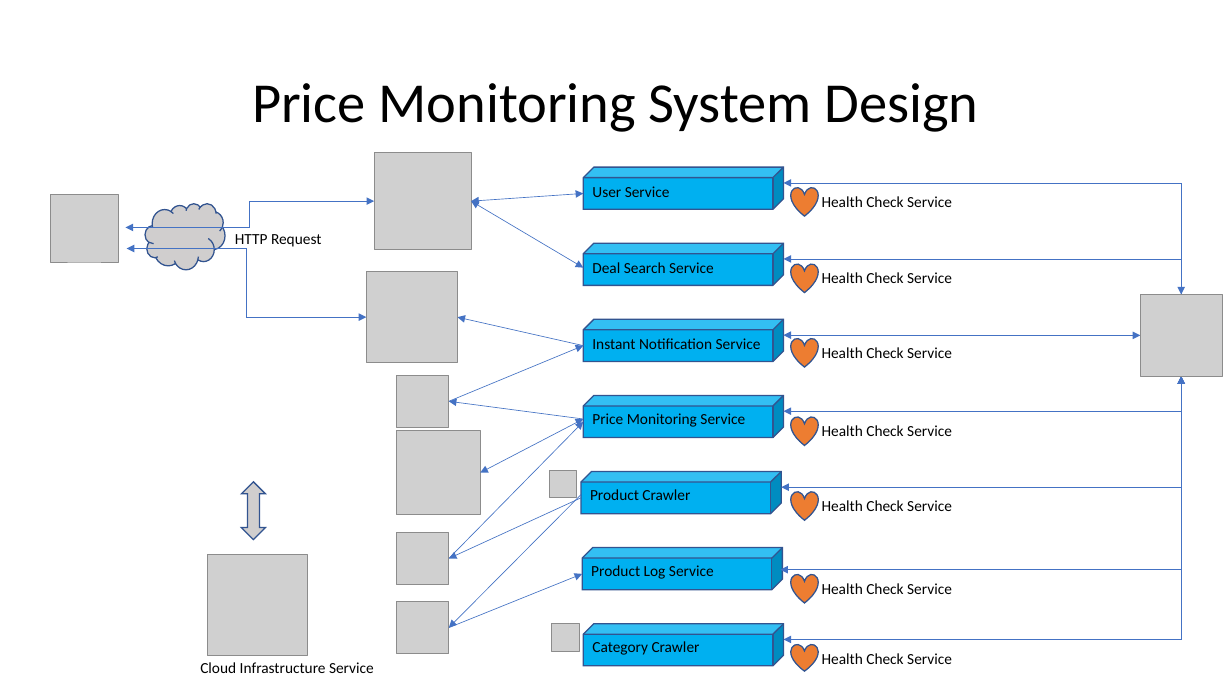
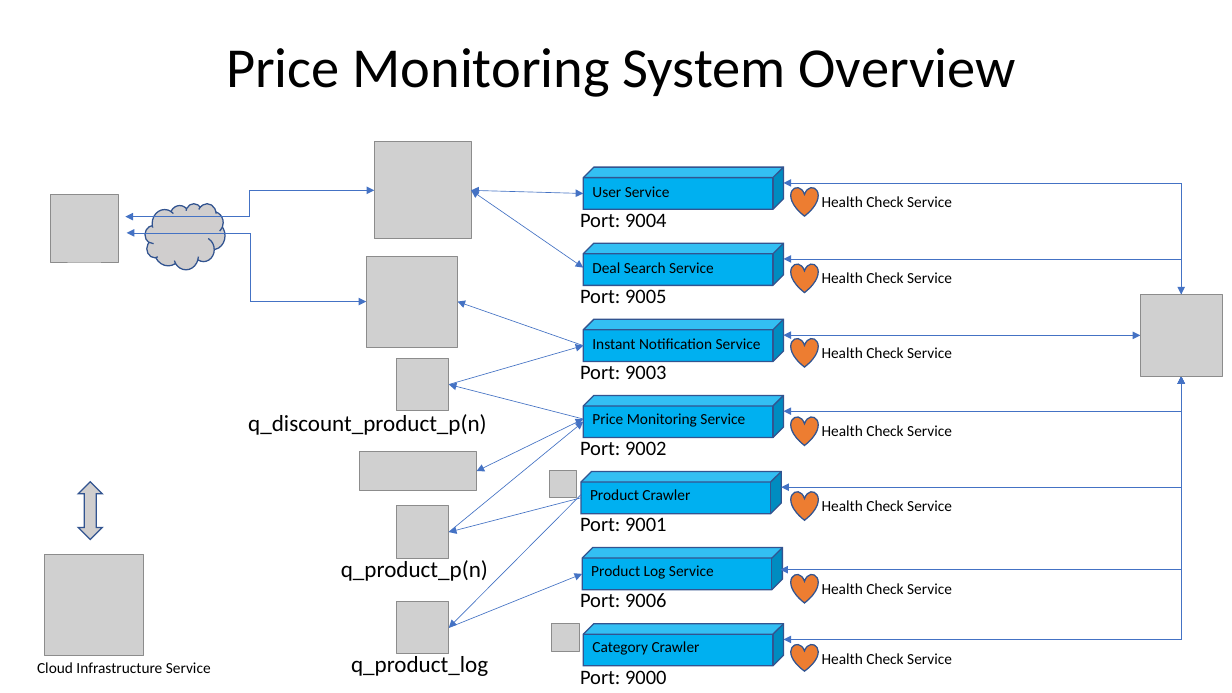
Before and after one commit to youhusky/price-monitoring-system, a slide deck: slide 2 of PriceMonitoringDesign.pptx. Drawn at 1232x693 pixels with LibreOffice and Linux fonts; fonts in the diff are those of the drawing; grey boxes stand for pictures. Boxes give left, top, right and bottom in pixels: in the first picture for what was removed or moved away, otherwise in the second. Text is boxed around its words. In the diff, an @@ line names an element or a change of style, - is before the commit and + after.

```diff
--- a/PriceMonitoringDesign.pptx
+++ b/PriceMonitoringDesign.pptx
@@ title at [226,48,1016,97]: text changed @@
-Price Monitoring System Design
+Price Monitoring System Overview
@@ picture: place and size @@
-picture at [374,152,471,250]
+picture at [374,142,471,239]
@@ elbow double arrow moved from (126, 227) - (374, 201) to (126, 217) - (374, 190) @@
@@ double arrow moved from (583, 193) - (471, 201) to (583, 193) - (471, 190) @@
@@ double arrow moved from (583, 268) - (471, 201) to (583, 268) - (471, 190) @@
@@ 2 pictures, 1 elbow double arrow: place and size @@
-2 pictures, 1 elbow double arrow at [127,249,458,428]
+2 pictures, 1 elbow double arrow at [127,233,458,411]
@@ text removed at [235,234,321,249] @@
-HTTP Request
@@ text added at [580,213,666,227], 16 pt, text #000000 @@
+Port: 9004
@@ text added at [580,289,666,303], 16 pt, text #000000 @@
+Port: 9005
@@ arrow moved from (583, 346) - (457, 317) to (583, 346) - (457, 301) @@
@@ arrow moved from (449, 401) - (583, 346) to (449, 384) - (583, 346) @@
@@ arrow moved from (583, 419) - (449, 401) to (583, 419) - (449, 384) @@
@@ text added at [580,365,666,379], 16 pt, text #000000 @@
+Port: 9003
@@ text added at [248,414,486,435], 18 pt, text #000000 @@
+q_discount_product_p(n)
@@ double arrow moved from (583, 419) - (481, 473) to (583, 419) - (477, 471) @@
@@ picture removed at [396,431,481,515] @@
@@ arrow moved from (449, 558) - (583, 421) to (449, 532) - (583, 421) @@
@@ text added at [580,441,666,455], 16 pt, text #000000 @@
+Port: 9002
@@ picture added at [360,452,476,491] @@
@@ up down arrow: place and size @@
-up down arrow at [241,482,265,539]
+up down arrow at [79,482,103,539]
@@ picture: place and size @@
-picture at [396,532,449,585]
+picture at [396,506,449,559]
@@ arrow moved from (581, 498) - (449, 558) to (581, 498) - (449, 532) @@
@@ text added at [580,514,666,531], 16 pt, text #000000 @@
+Port: 9001
@@ picture: place and size @@
-picture at [208,555,308,656]
+picture at [44,555,144,656]
@@ text added at [341,557,488,581], 18 pt, text #000000 @@
+q_product_p(n)
@@ text added at [580,590,666,607], 16 pt, text #000000 @@
+Port: 9006
@@ text "Cloud Infrastructure Service": place and size @@
-text "Cloud Infrastructure Service" at [200,662,374,673]
+text "Cloud Infrastructure Service" at [37,662,211,673]
@@ text added at [351,652,488,676], 18 pt, text #000000 @@
+q_product_log
@@ text added at [580,666,666,684], 16 pt, text #000000 @@
+Port: 9000
```
Also in this commit, not shown: 3 other slides changed, 6 slides added, 7 slides removed.
